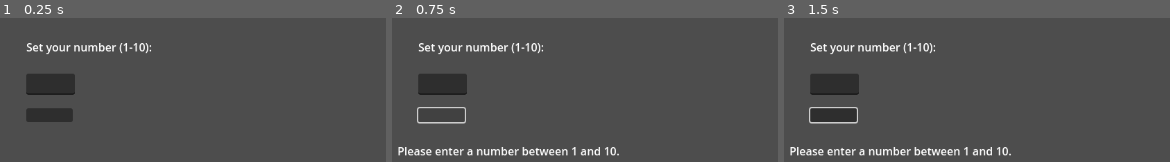
Above: before the commit, frames 1-3 (left to right).
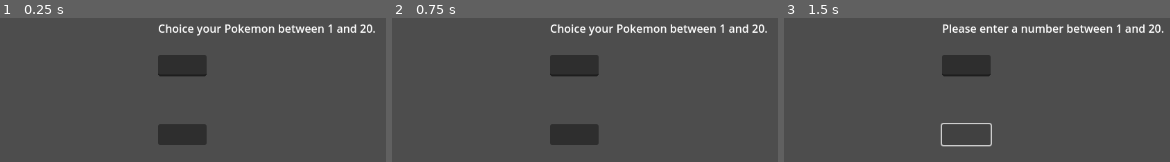
Above: after the commit, the same moments.

Repository: Quilfort/gameoff-2024
Game: Godot game, scene res://Scenes/before_battle.tscn
Same seed, same stepped clock (60 frames per second), same inputs: the game is played once before the commit and once after it. Before the commit the project starts from res://Scenes/battle.tscn.
Inputs (mouse positions are in pixels of both pictures, inside the frame that each line leads up to):
- Up to frame 1 (0.25 s): no input
- Up to frame 2 (0.75 s): click (442, 115) at 0.52 s
- Up to frame 3 (1.5 s): click (965, 134) at 1.27 s

The runs differ from the first frame. In frame 1, 9.3% of the frame differs, in the area x 6-98%, y 4-89%; in frame 2, 10%, in the area x 1-98%, y 4-96%; in frame 3, 9.9%.

Commit message:
Create Setup for Battle and Prepare Battle

Diff:
--- a/game-off-2024/Scenes/battle.tscn
+++ b/game-off-2024/Scenes/battle.tscn
@@ -7,43 +7,62 @@
 script = ExtResource("1_owltm")
 
 [node name="InstructionLabel" type="Label" parent="."]
-offset_left = 50.0
+offset_left = 240.0
 offset_top = 50.0
-offset_right = 117.0
-offset_bottom = 73.0
+offset_right = 310.0
+offset_bottom = 80.0
 metadata/_edit_use_anchors_ = true
 
 [node name="GuessInput" type="LineEdit" parent="."]
-offset_left = 50.0
+offset_left = 200.0
 offset_top = 100.0
-offset_right = 120.0
+offset_right = 270.0
 offset_bottom = 131.0
 metadata/_edit_use_anchors_ = true
 
 [node name="SubmitButton" type="Button" parent="."]
-offset_left = 50.0
+offset_left = 200.0
 offset_top = 150.0
-offset_right = 117.0
+offset_right = 267.0
 offset_bottom = 170.0
 metadata/_edit_use_anchors_ = true
 
 [node name="PlayerResultLabel" type="Label" parent="."]
-offset_left = 20.0
-offset_top = 200.0
-offset_right = 90.0
-offset_bottom = 225.0
+offset_left = 200.0
+offset_top = 250.0
+offset_right = 270.0
+offset_bottom = 275.0
 metadata/_edit_use_anchors_ = true
 
 [node name="ComputerResultLabel" type="Label" parent="."]
-offset_left = 150.0
+offset_left = 600.0
 offset_top = 250.0
-offset_right = 220.0
+offset_right = 670.0
 offset_bottom = 275.0
+metadata/_edit_use_anchors_ = true
 
 [node name="ComputerGuessLabel" type="Label" parent="."]
-offset_left = 150.0
+offset_left = 600.0
 offset_top = 100.0
-offset_right = 220.0
+offset_right = 670.0
 offset_bottom = 130.0
+metadata/_edit_use_anchors_ = true
+
+[node name="BattleStatusLabel" type="Label" parent="."]
+offset_left = 500.0
+offset_right = 570.0
+offset_bottom = 30.0
+metadata/_edit_use_anchors_ = true
+
+[node name="PlayerHistoryLabel" type="Label" parent="."]
+offset_right = 70.0
+offset_bottom = 30.0
+metadata/_edit_use_anchors_ = true
+
+[node name="ComputerHistoryLabel" type="Label" parent="."]
+offset_left = 900.0
+offset_right = 970.0
+offset_bottom = 30.0
+metadata/_edit_use_anchors_ = true
 
 [connection signal="pressed" from="SubmitButton" to="." method="_on_submit_button_pressed"]
--- /dev/null
+++ b/game-off-2024/Scenes/before_battle.tscn
@@ -0,0 +1,26 @@
+[gd_scene load_steps=2 format=3 uid="uid://byxxtiah36xw1"]
+
+[ext_resource type="Script" path="res://Scripts/before_battle.gd" id="1_oxnch"]
+
+[node name="BeforeBattle" type="Node2D"]
+script = ExtResource("1_oxnch")
+
+[node name="StartLabel" type="Label" parent="."]
+offset_left = 300.0
+offset_top = 100.0
+offset_right = 370.0
+offset_bottom = 130.0
+
+[node name="GuessInput" type="LineEdit" parent="."]
+offset_left = 300.0
+offset_top = 150.0
+offset_right = 370.0
+offset_bottom = 181.0
+
+[node name="StartButton" type="Button" parent="."]
+offset_left = 300.0
+offset_top = 250.0
+offset_right = 370.0
+offset_bottom = 280.0
+
+[connection signal="pressed" from="StartButton" to="." method="_on_start_button_pressed"]
--- a/game-off-2024/Scripts/battle.gd
+++ b/game-off-2024/Scripts/battle.gd
@@ -1,75 +1,165 @@
 extends Node2D
 
+# Game configuration
+var MAX_NUMBER = BattleData.MAX_NUMBER
+
 # Variables to store the target numbers and attempts
-var player_number = 0
+var player_number = BattleData.player_number
 var computer_number = 0
 var player_attempts = 0
 var computer_attempts = 0
-var is_player_turn = true  # Track whose turn it is
-var game_started = false    # Track if the game has started
+var is_player_turn = true
+var game_started = BattleData.game_started
+var computer_timer = 0
+var computer_delay = 2.0
 
-# Called when the node enters the scene
+# Variables for smart computer guessing
+var computer_min = 1
+var computer_max = MAX_NUMBER
+var computer_previous_guesses = []
+
+# Variables for storing guess history
+var player_guess_history = []
+var computer_guess_history = []
+
 func _ready():
-	setup_game()  # Setup the game when ready
+	setup_game()
 
-# Function to set up the game
+func _process(delta):
+	if game_started and !is_player_turn:
+		computer_timer += delta
+		if computer_timer >= computer_delay:
+			computer_timer = 0
+			computer_guesses()
+			is_player_turn = true
+			$InstructionLabel.text = "Your turn! Make a guess (1-%d):" % MAX_NUMBER
+
 func setup_game():
-	computer_number = randi() % 10 + 1  # Generate a random number for the computer
-	player_attempts = 0  # Reset player's attempts
-	computer_attempts = 0  # Reset computer's attempts
-	$InstructionLabel.text = "Set your number (1-10):"  # Prompt the player to set their number
-	$PlayerResultLabel.text = ""  # Clear the result label
+	computer_number = randi() % MAX_NUMBER + 1
+	player_attempts = 0
+	computer_attempts = 0
+	computer_timer = 0
+	is_player_turn = true
+	computer_min = 1
+	computer_max = MAX_NUMBER
+	computer_previous_guesses.clear()
+	player_guess_history.clear()
+	computer_guess_history.clear()
+
+	$InstructionLabel.text = "Now guess the OPPS number!"
+	$PlayerResultLabel.text = ""
 	$ComputerGuessLabel.text = ""
 	$ComputerResultLabel.text = ""
-	$GuessInput.clear()  # Clear the input field
+	$BattleStatusLabel.text = "Your turn"
+	$PlayerHistoryLabel.text = ""
+	$ComputerHistoryLabel.text = ""
+	$GuessInput.clear()
 
-# Function to check the player's guess
+func update_history_display():
+	var player_history_text = "Player Guesses:\n"
+	for guess_info in player_guess_history:
+		player_history_text += str(guess_info.guess) + " - " + guess_info.result + "\n"
+
+	$PlayerHistoryLabel.text = player_history_text  # Update the player history label
+
+	var computer_history_text = "Computer Guesses:\n"
+	for guess_info in computer_guess_history:
+		computer_history_text += str(guess_info.guess) + " - " + guess_info.result + "\n"
+
+	$ComputerHistoryLabel.text = computer_history_text  # Update the computer history label
+
 func check_guess(guess: int):
-	if is_player_turn:
-		player_attempts += 1
-		# Compare the player's guess with the computer's number
-		if guess < computer_number:
-			$PlayerResultLabel.text = "Too low! Try again."
-		elif guess > computer_number:
-			$PlayerResultLabel.text = "Too high! Try again."
-		else:
-			$PlayerResultLabel.text = "Correct! You guessed it in " + str(player_attempts) + " attempts."
-			is_player_turn = false  # Switch turn to computer
-			computer_guesses()  # Trigger computer's guessing logic
+	if !is_player_turn:
+		return
+
+	player_attempts += 1
+	var result = ""
+
+	if guess < computer_number:
+		result = "Too low!"
+		$BattleStatusLabel.text = "Wait for computer's turn..."
+		$PlayerResultLabel.text = result
+	elif guess > computer_number:
+		result = "Too high!"
+		$BattleStatusLabel.text = "Wait for computer's turn..."
+		$PlayerResultLabel.text = result
 	else:
-		computer_guesses()  # Trigger computer's guessing logic
+		result = "Correct!"
+		$BattleStatusLabel.text = "You Won"
+		$PlayerResultLabel.text = "Correct! You won in " + str(player_attempts) + " attempts!"
 
-# Function for the computer to make a guess (you can improve this later)
+	# Add guess to history
+	player_guess_history.append({
+		"guess": guess,
+		"result": result
+	})
+	update_history_display()
+
+	if guess == computer_number:
+		await get_tree().create_timer(5.0).timeout
+		get_tree().change_scene_to_file("res://Scenes/before_battle.tscn")
+		return
+
+	is_player_turn = false
+	$InstructionLabel.text = "Computer will guess in 2 seconds..."
+	$GuessInput.clear()
+
+func smart_computer_guess() -> int:
+	var possible_numbers = []
+	for i in range(computer_min, computer_max + 1):
+		if i not in computer_previous_guesses:
+			possible_numbers.append(i)
+
+	if possible_numbers.size() > 0:
+		return possible_numbers[randi() % possible_numbers.size()]
+
+	return computer_min + (computer_max - computer_min) / 2
+
 func computer_guesses():
-	# Simple logic for the computer to guess (you can make it more sophisticated)
-	var guess = randi() % 10 + 1  # Random guess from 1 to 10
+	var guess = smart_computer_guess()
+	computer_previous_guesses.append(guess)
 	computer_attempts += 1
+	var result = ""
+
 	$ComputerGuessLabel.text = "Computer guessed: " + str(guess)
-	print("Computer guessed: ", guess)  # For debugging purposes; remove in production
 
 	if guess < player_number:
+		result = "Too low!"
+		$BattleStatusLabel.text = "Your turn"
 		$ComputerResultLabel.text = "Computer guessed too low!"
+		computer_min = guess + 1
 	elif guess > player_number:
+		result = "Too high!"
+		$BattleStatusLabel.text = "Your turn"
 		$ComputerResultLabel.text = "Computer guessed too high!"
+		computer_max = guess - 1
 	else:
-		$ComputerResultLabel.text = "Computer guessed your number in " + str(computer_attempts) + " attempts!"
-		#reset_game()
+		result = "Correct!"
+		$BattleStatusLabel.text = "You lost"
+		$ComputerResultLabel.text = "Computer won in " + str(computer_attempts) + " attempts!"
 
-# Function to reset the game for a new round
+	# Add guess to history
+	computer_guess_history.append({
+		"guess": guess,
+		"result": result
+	})
+	update_history_display()
+
+	if guess == player_number:
+		await get_tree().create_timer(5.0).timeout
+		get_tree().change_scene_to_file("res://Scenes/before_battle.tscn")
+		return
+
 func reset_game():
-	setup_game()  # Reset the game settings and start again
+	setup_game()
 
-# Function to handle the button press
+
 func _on_submit_button_pressed():
 	if !game_started:
-		player_number = $GuessInput.text.to_int()
-		if player_number < 1 or player_number > 10:
-			$PlayerResultLabel.text = "Please enter a number between 1 and 10."
+		print("NOT STARTED")
+	elif is_player_turn:
+		var guess = $GuessInput.text.to_int()
+		if guess < 1 or guess > MAX_NUMBER:
+			$PlayerResultLabel.text = "Please enter a number between 1 and %d." % MAX_NUMBER
 			return
-		$InstructionLabel.text = "Now guess the computer's number!"
-		game_started = true
-		if game_started:
-			$GuessInput.clear()
-	else:
-		var guess = $GuessInput.text.to_int()
 		check_guess(guess)
--- /dev/null
+++ b/game-off-2024/Scripts/battle_data.gd
@@ -0,0 +1,10 @@
+extends Node
+
+# Settings
+var MAX_NUMBER = 0
+
+# Battle Settings
+var game_started = false
+
+# Player
+var player_number = 0
--- /dev/null
+++ b/game-off-2024/Scripts/before_battle.gd
@@ -0,0 +1,25 @@
+extends Node2D
+
+var MAX_NUMBER = 20
+
+var player_number = 0
+var game_started = false
+
+func _ready():
+	setup_game()
+
+func setup_game():
+	$StartLabel.text = "Choice your Pokemon between 1 and %d." % MAX_NUMBER
+
+func _on_start_button_pressed() -> void:
+	if !game_started:
+		player_number = $GuessInput.text.to_int()
+		if player_number < 1 or player_number > MAX_NUMBER:
+			$StartLabel.text = "Please enter a number between 1 and %d." % MAX_NUMBER
+			return
+		game_started = true
+		BattleData.game_started = game_started
+		BattleData.player_number = player_number
+		$GuessInput.clear()
+		BattleData.MAX_NUMBER = MAX_NUMBER
+		get_tree().change_scene_to_file("res://Scenes/battle.tscn")
--- a/game-off-2024/project.godot
+++ b/game-off-2024/project.godot
@@ -11,9 +11,13 @@
 [application]
 
 config/name="Game Off 2024"
-run/main_scene="res://Scenes/battle.tscn"
+run/main_scene="res://Scenes/before_battle.tscn"
 config/features=PackedStringArray("4.3", "GL Compatibility")
 config/icon="res://icon.svg"
+
+[autoload]
+
+BattleData="*res://Scripts/battle_data.gd"
 
 [rendering]
 
